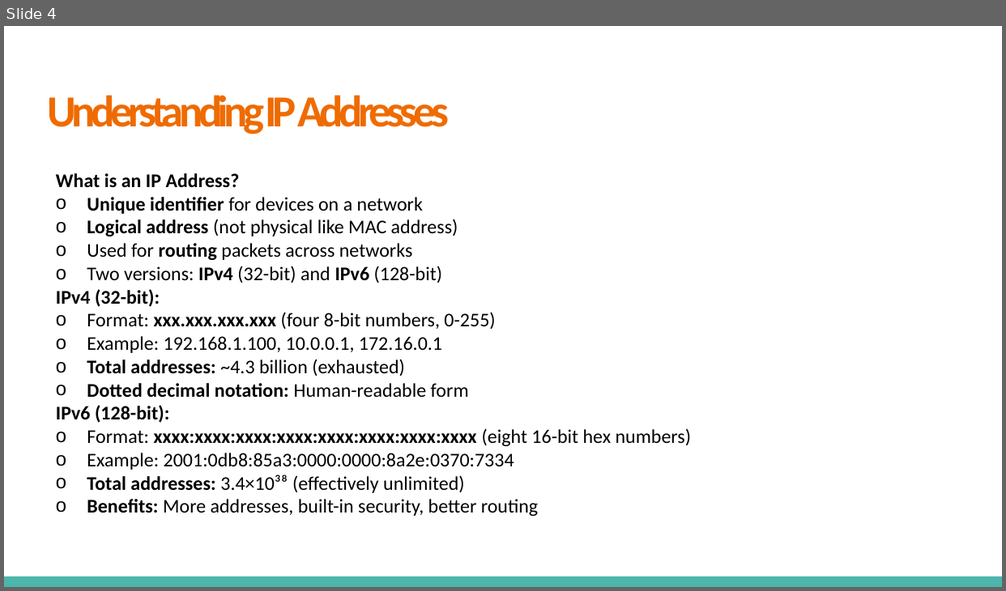
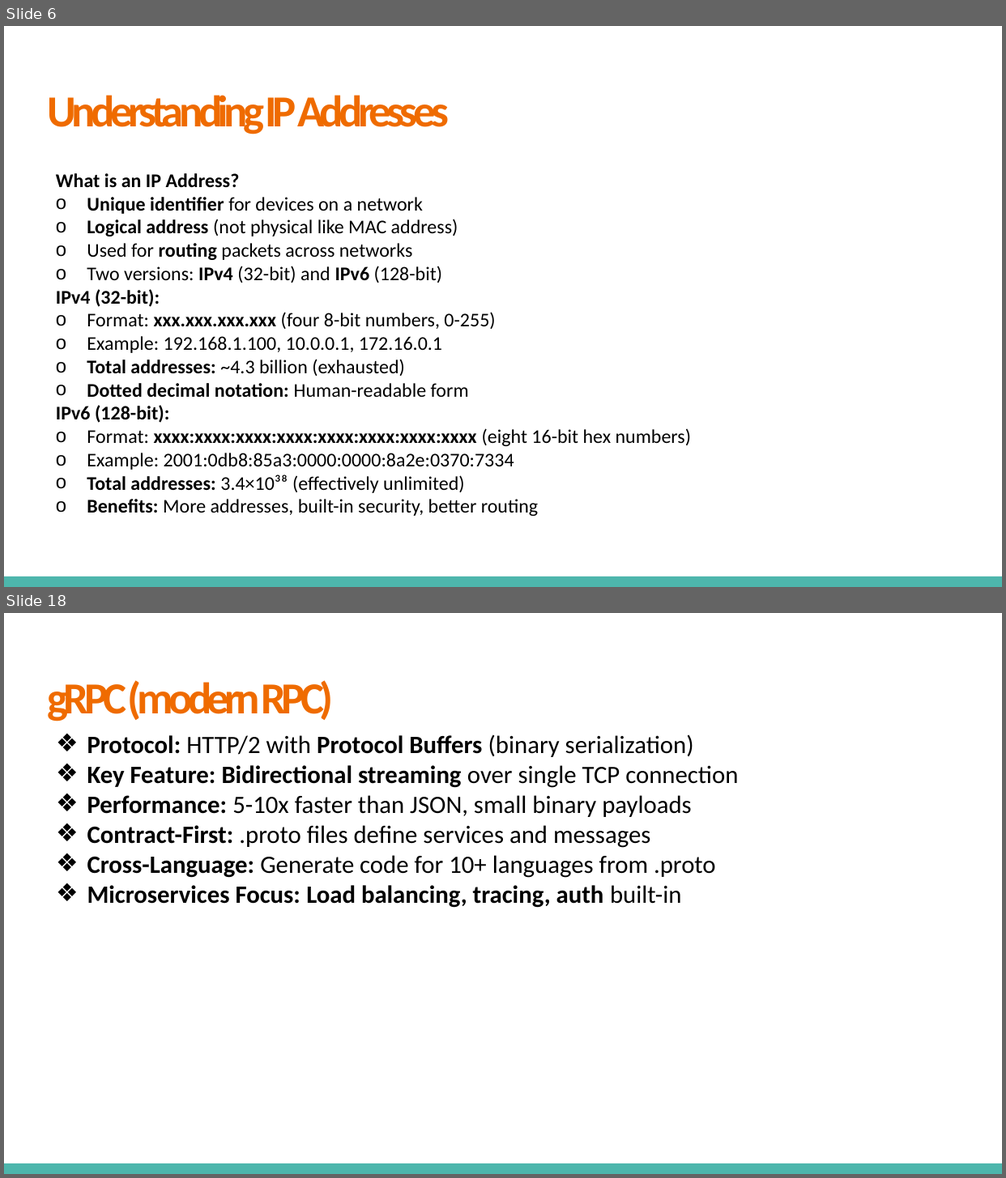
Before and after one commit to VikashChauhan51/system-design, a slide deck: High Level System Design/Fundamentals/4. Communication Networks and Protocols/Communication Networks & Protocols.pptx. Shown one above the other, each under a label of ours: slide 4 before the commit, slides 6 and 18 after it; the slides between them are not shown. The pictures are 1006x591 and 1006x1178 pixels, drawn with LibreOffice and Linux fonts; fonts in the diff are those of the drawing. Boxes give left, top, right and bottom in pixels: in the first picture for what was removed or moved away, otherwise in the second. Text is boxed around its words. In the diff, an @@ line names an element or a change of style, - is before the commit and + after.

Commit message:
networks  communication and protocols

```diff
--- a/High Level System Design/Fundamentals/4. Communication Networks and Protocols/Communication Networks & Protocols.pptx
+++ b/High Level System Design/Fundamentals/4. Communication Networks and Protocols/Communication Networks & Protocols.pptx
@@ slide 18 added at [4,613,1002,1174], background #FFFFFF; not listed: 1 template element that a slide beside it also shows @@
@@ title added at [48,680,333,722], 32 pt, text #EF6B00, bold @@
+gRPC (modern RPC)
@@ text added at [87,735,738,908], 18 pt, text #000000 @@
+❖ Protocol: HTTP/2 with Protocol Buffers (binary serialization)
+❖ Key Feature: Bidirectional streaming over single TCP connection
+❖ Performance: 5-10x faster than JSON, small binary payloads
+❖ Contract-First: .proto files define services and messages
+❖ Cross-Language: Generate code for 10+ languages from .proto
+❖ Microservices Focus: Load balancing, tracing, auth built-in
@@ what was slide 4 is now slide 6 @@
```
Also in this commit, not shown: 5 slides changed, 23 other slides added, 1 slide removed.
